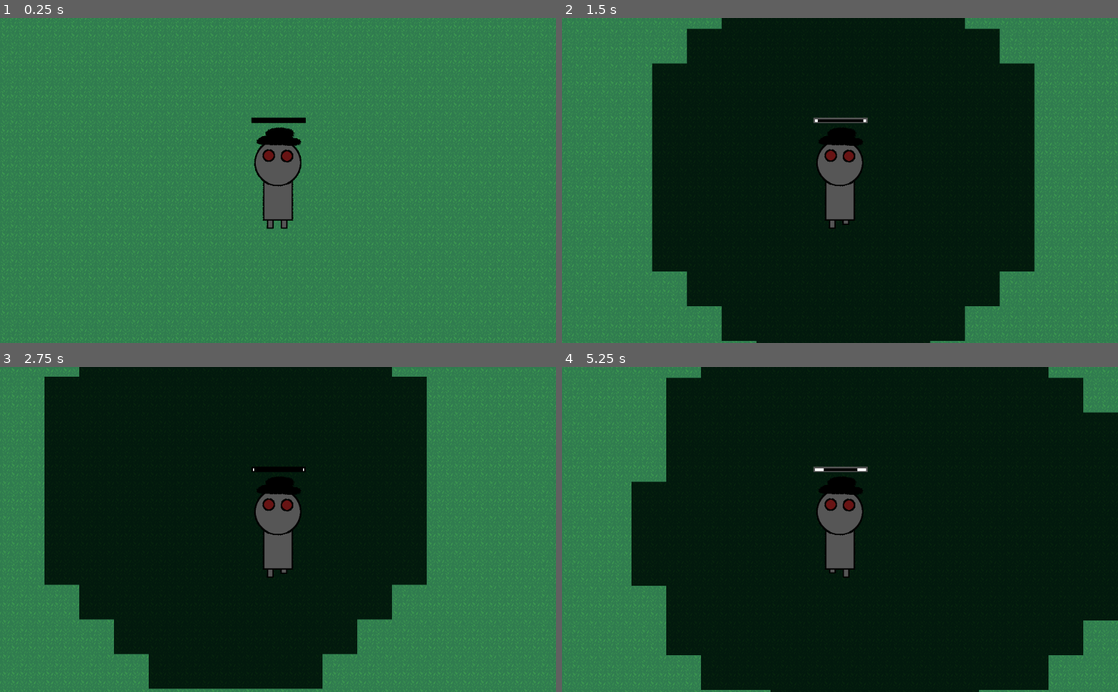
Above: before the commit, frames 1-4 (two rows, left to right).
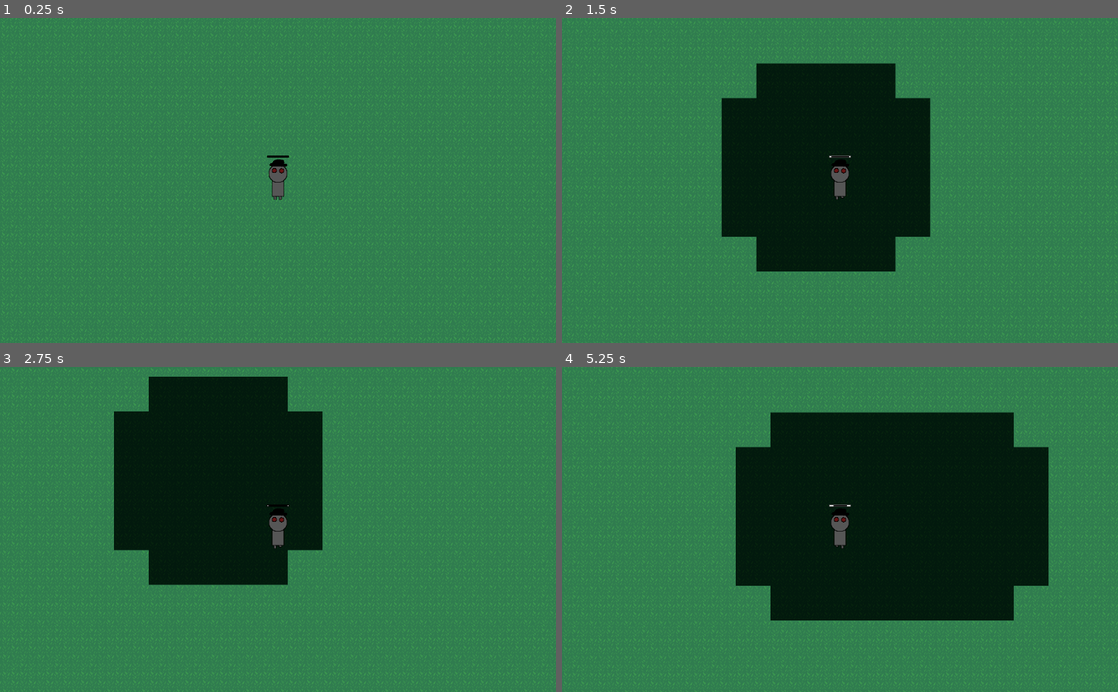
Above: after the commit, the same moments.

Repository: doomium-chloride/kiwijam2021-ADAPT
Game: Godot game, scene res://Levels/TestLevel.tscn
Same seed, same stepped clock (60 frames per second), same inputs: the game is played once before the commit and once after it. This scene is started directly instead of the project's main scene.
Inputs:
- Up to frame 1 (0.25 s): no input
- Up to frame 2 (1.5 s): tap Enter at 0.5 s; hold Right (ui_right) 0.53-1.28 s; tap Space (ui_select) at 0.77 s; hold Down (ui_down) from 1.28 s (still down)
- Up to frame 3 (2.75 s): tap Space (ui_select) at 1.52 s; release Down (ui_down) at 2.03 s; hold Right (ui_right) from 2.03 s (still down)
- Up to frame 4 (5.25 s): release Right (ui_right) at 2.78 s; hold Up (ui_up) 2.78-3.53 s; tap Space (ui_select) at 3.02, 3.77, 4.52 s; hold Left (ui_left) 3.53-5.03 s; hold Down (ui_down) from 5.03 s (still down)

The runs differ from the first frame. In frame 1, 1.9% of the frame differs, in the area x 45-55%, y 30-65%; in frame 2, 43%; in frame 3, 40%; in frame 4, 48%, in the area x 12-100%, y 0-100%.

Commit message:
Resize player and shadow

Diff:
--- a/Actors/Player.tscn
+++ b/Actors/Player.tscn
@@ -23,7 +23,7 @@
 extents = Vector2( 33, 33 )
 
 [node name="Player" type="KinematicBody2D"]
-scale = Vector2( 0.5, 0.5 )
+scale = Vector2( 0.2, 0.2 )
 script = ExtResource( 2 )
 
 [node name="AdaptBar" parent="." instance=ExtResource( 3 )]
--- a/Scripts/Shadow.gd
+++ b/Scripts/Shadow.gd
@@ -4,8 +4,8 @@
 # Declare member variables here. Examples:
 # var a = 2
 # var b = "text"
-export var growth_speed = 15;
-export var max_size = 10
+export var growth_speed = 10;
+export var max_size = 5
 
 var player = null
 
